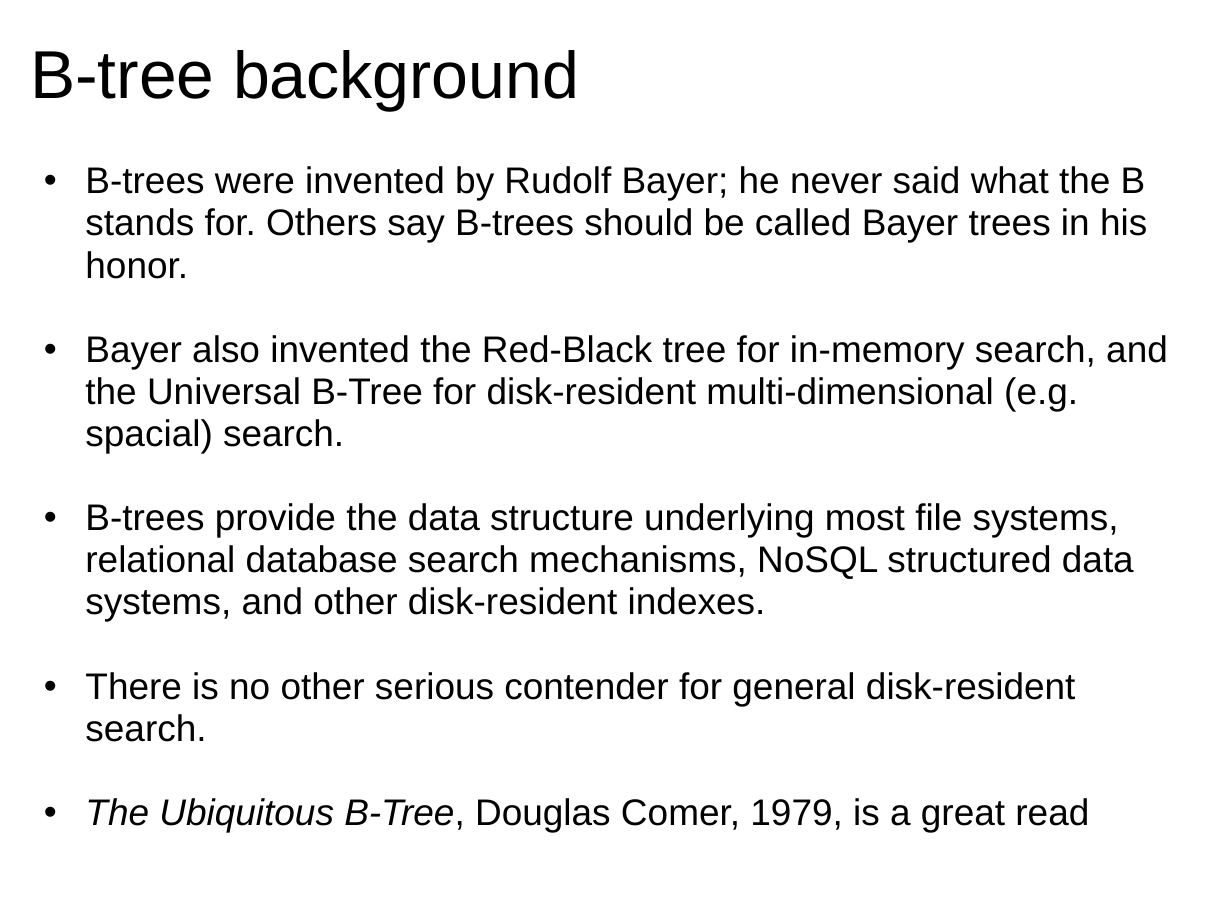
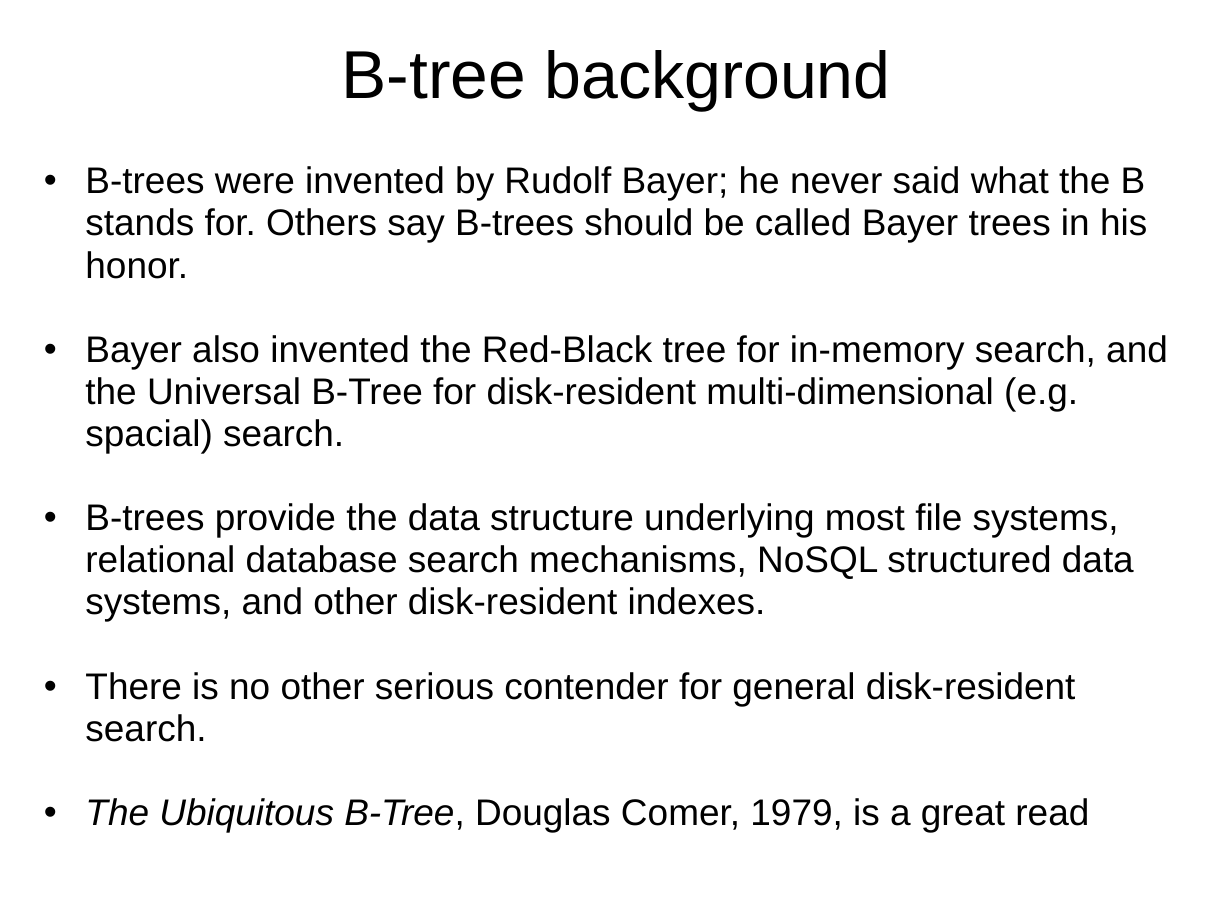
Before and after one commit to Beman/btree, a slide deck: slide 6 of libs/btree/doc/Proposed-B-tree-library.ppt (slide 5 before the commit). Drawn at 1232x924 pixels with LibreOffice and Linux fonts; fonts in the diff are those of the drawing; background and template pictures are left out. Boxes give left, top, right and bottom in pixels: in the first picture for what was removed or moved away, otherwise in the second. Text is boxed around its words. In the diff, an @@ line names an element or a change of style, - is before the commit and + after.

Commit message:
Mostly title centering and font sizes. Also add objectives slide

```diff
--- a/libs/btree/doc/Proposed-B-tree-library.ppt
+++ b/libs/btree/doc/Proposed-B-tree-library.ppt
@@ title "B-tree background" at box(342, 50, 891, 111): alignment left to centre @@
```
Also in this commit, not shown: 10 other slides changed, 1 slide added.
